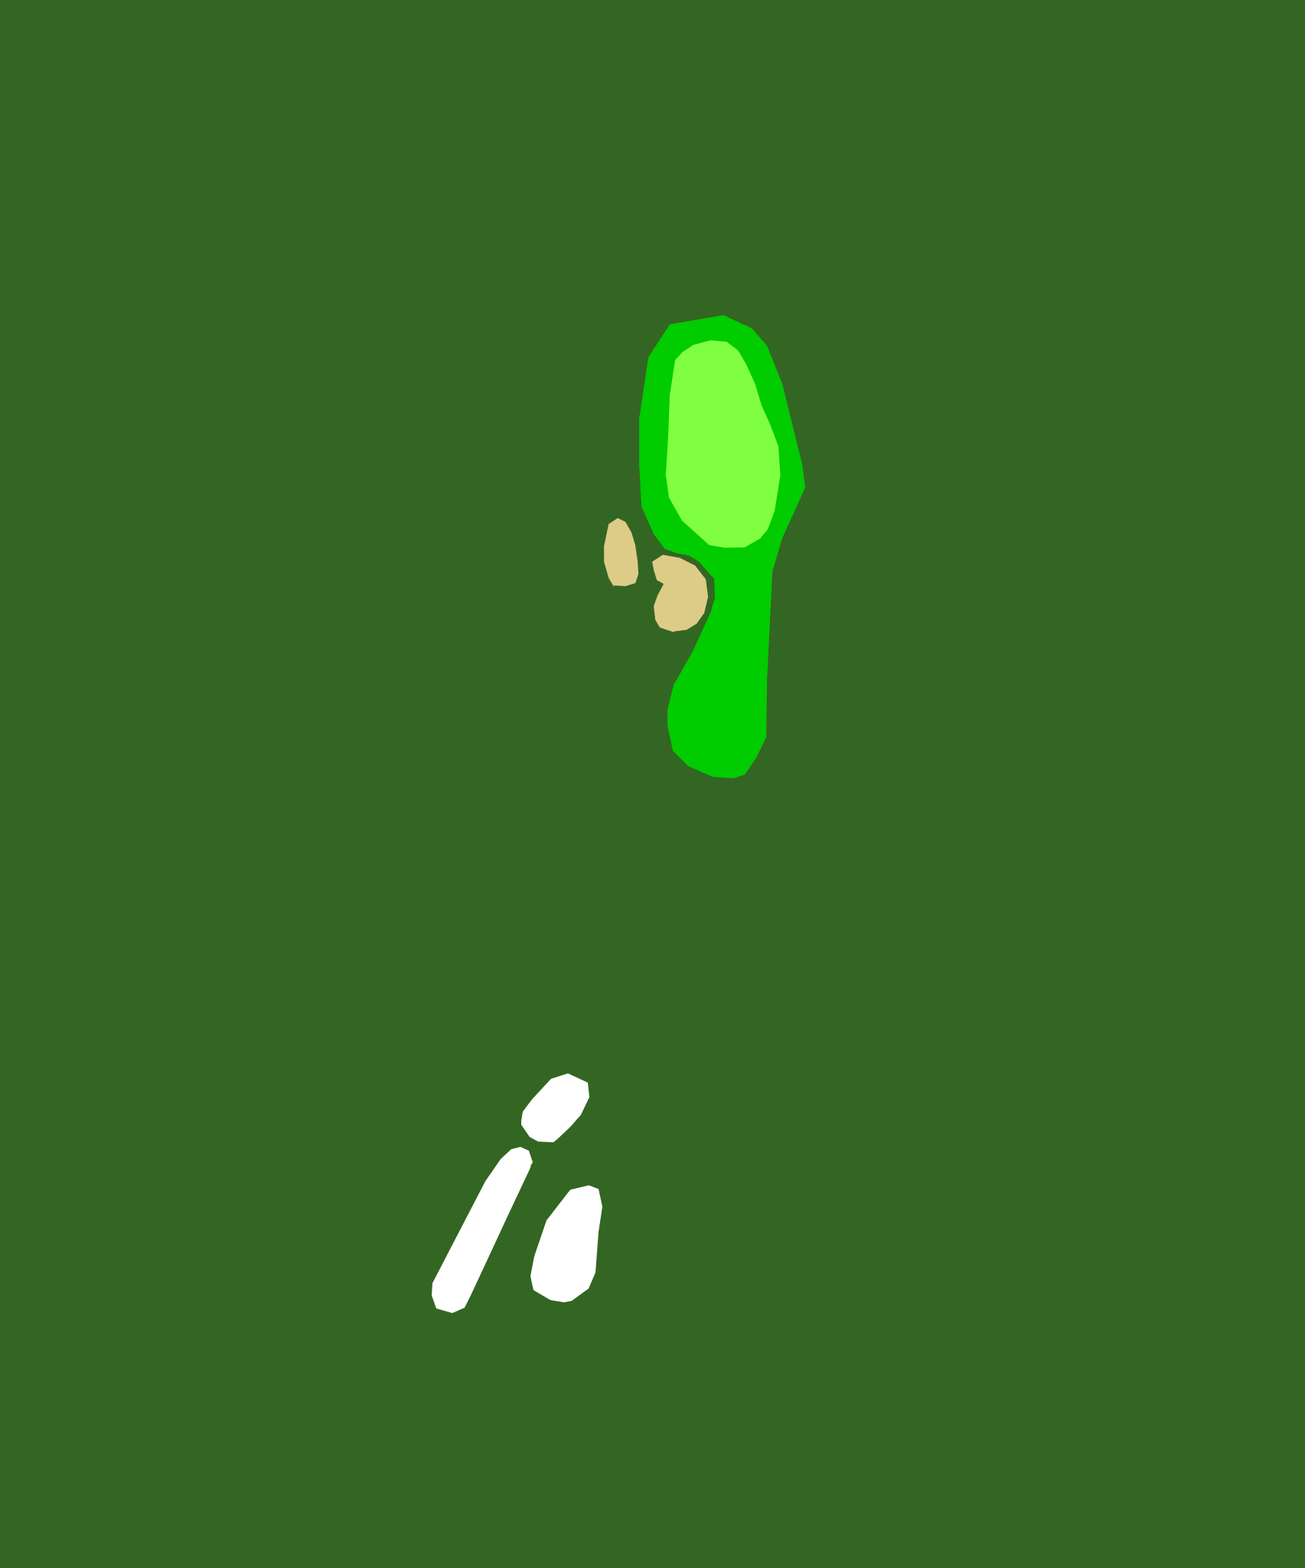
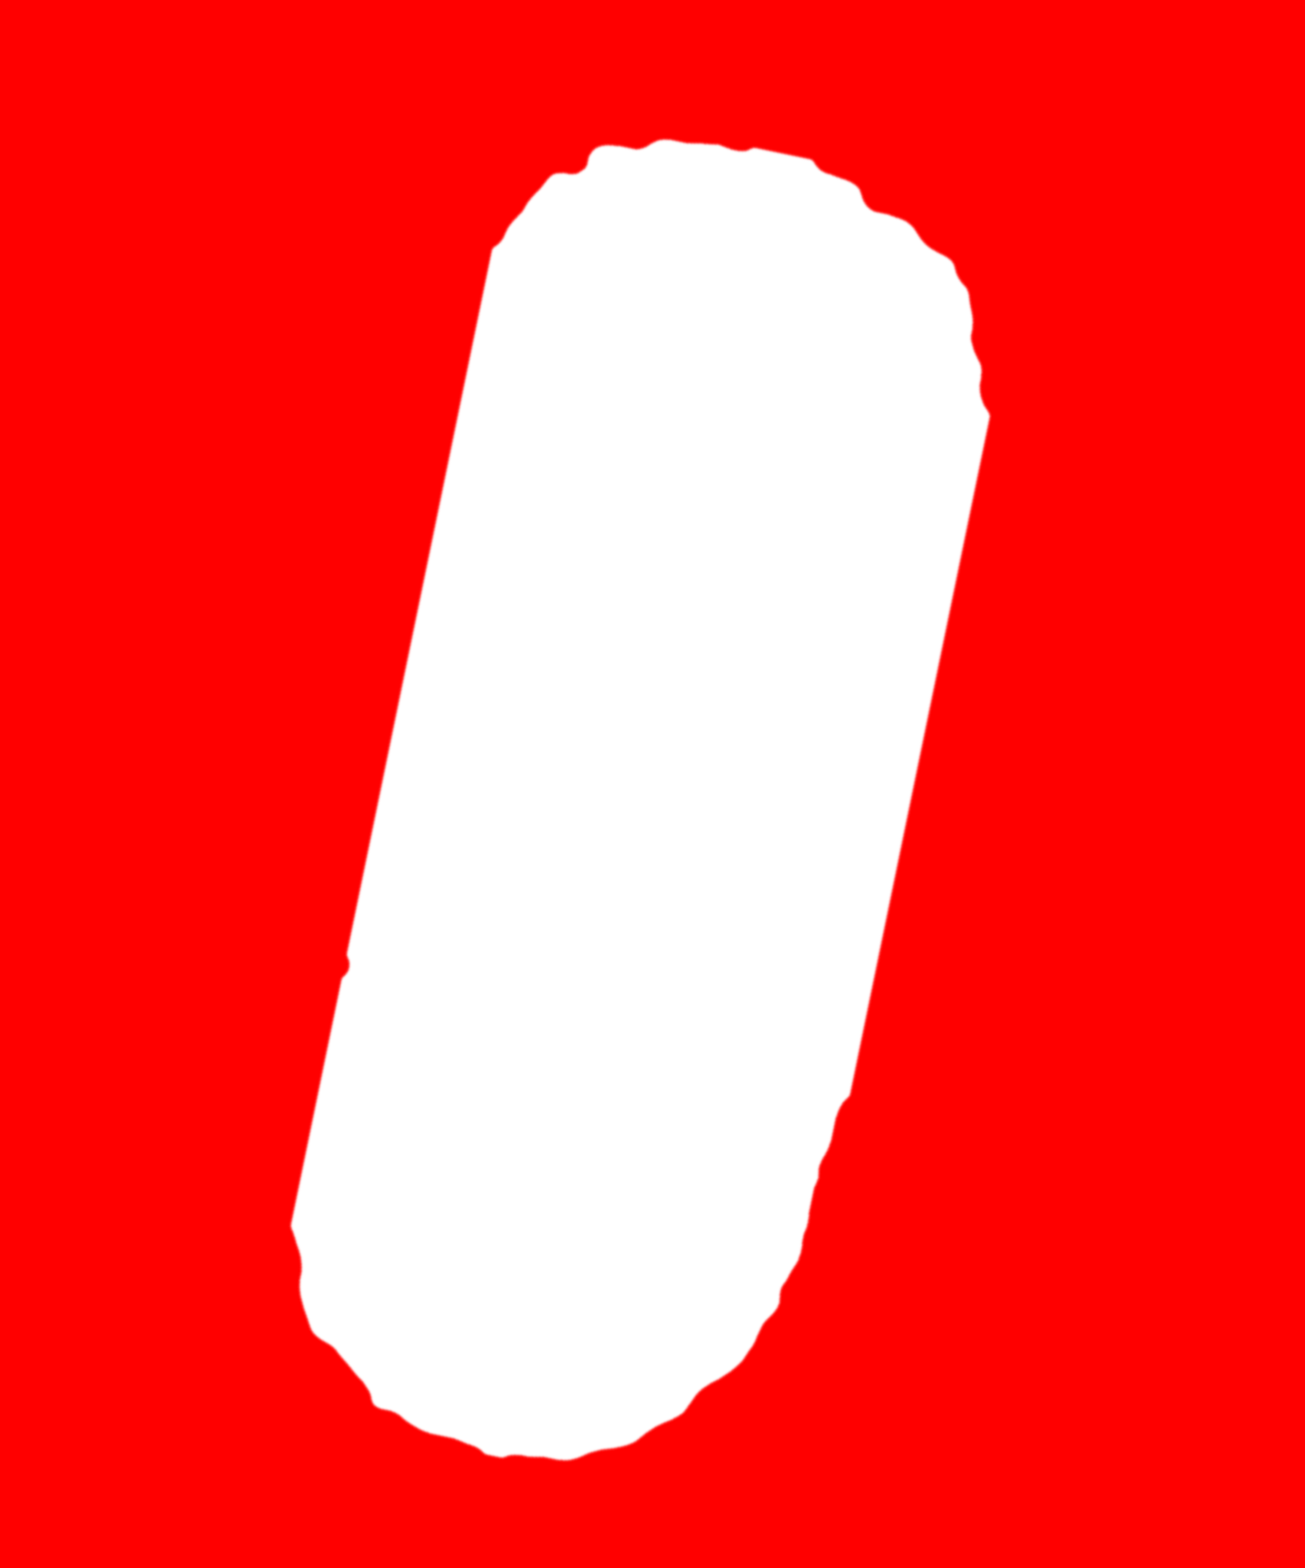
The second w=1305, h=1568 image is a revision of the first. Changes to its layers:
hid "Green" over (665, 339, 781, 549)
hid "Bunkers" over (431, 517, 709, 1314)
hid "Fairway" over (639, 314, 807, 779)
added layer "Lomond04-NewOB" above "Layer 1" over (0, 0, 1305, 1568)
hid "Rough" over (0, 0, 1305, 1568)